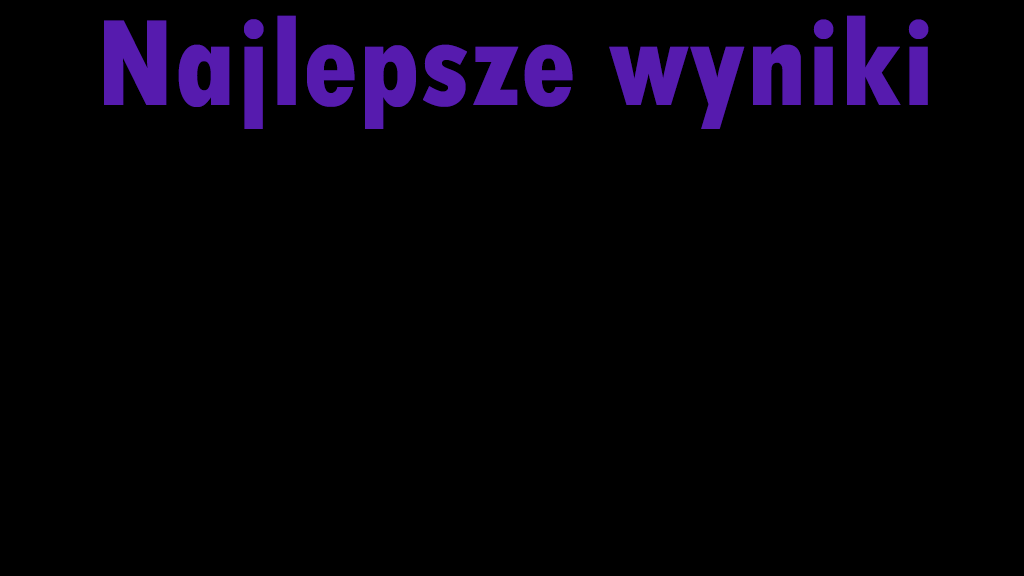
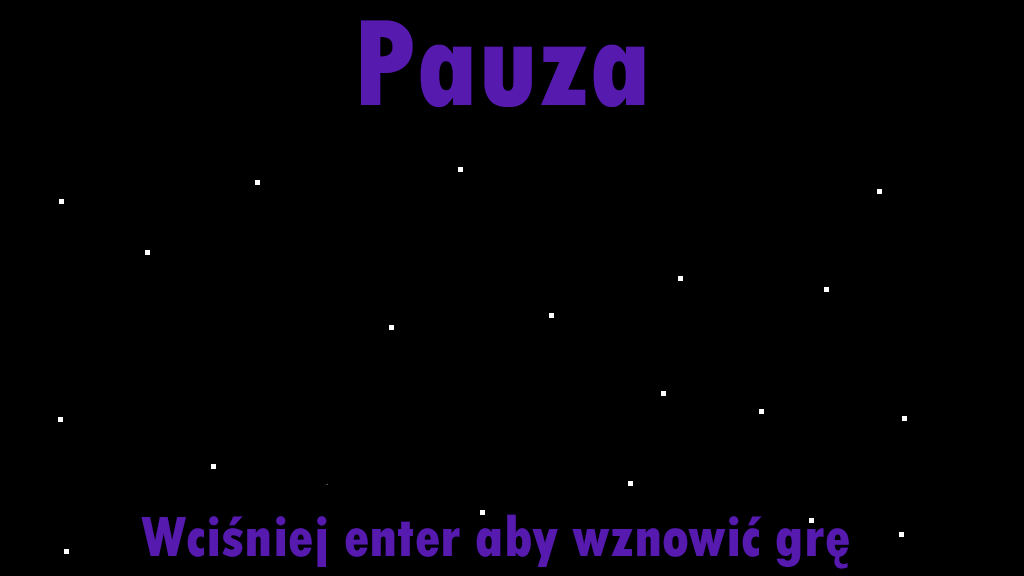
Layer changes from the first 1024 × 576 image to the second:
added layer "Wciśniej enter aby wznowić grę" above "Pauza" over [141, 514, 849, 569]
renamed "Najlepsze wyniki" to "Pauza", moved it above "Warstwa 3", painted on it over [104, 15, 929, 129]
added layer "Warstwa 3" above "Buttons" over [58, 15, 929, 569]
hid "Tło" over [58, 15, 929, 569]
